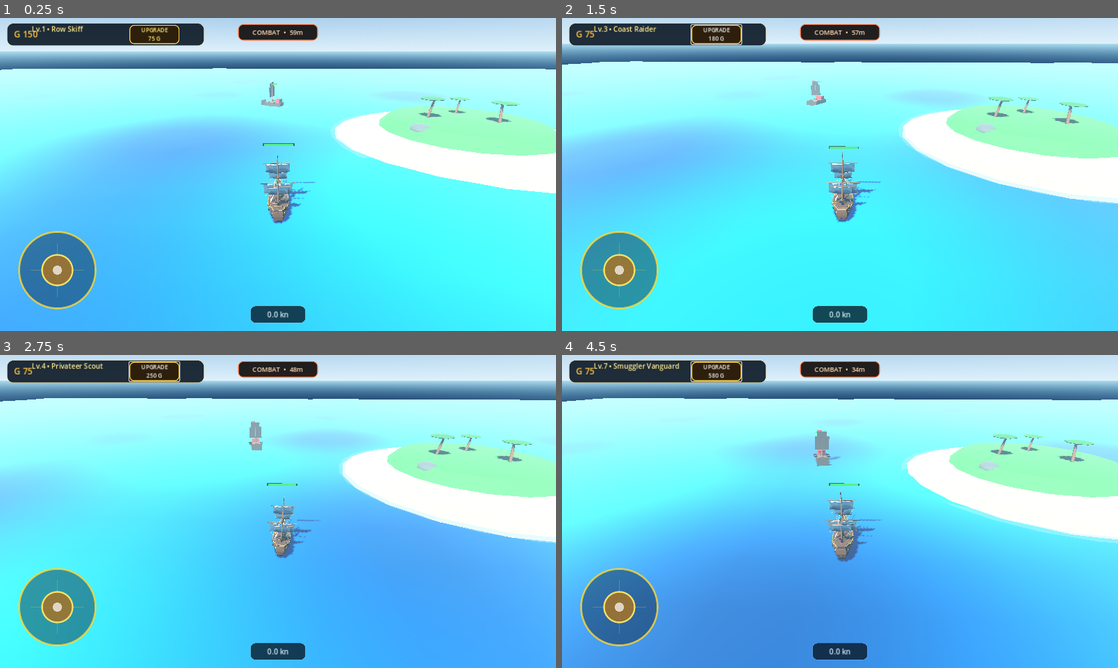
Above: before the commit, frames 1-4 (two rows, left to right).
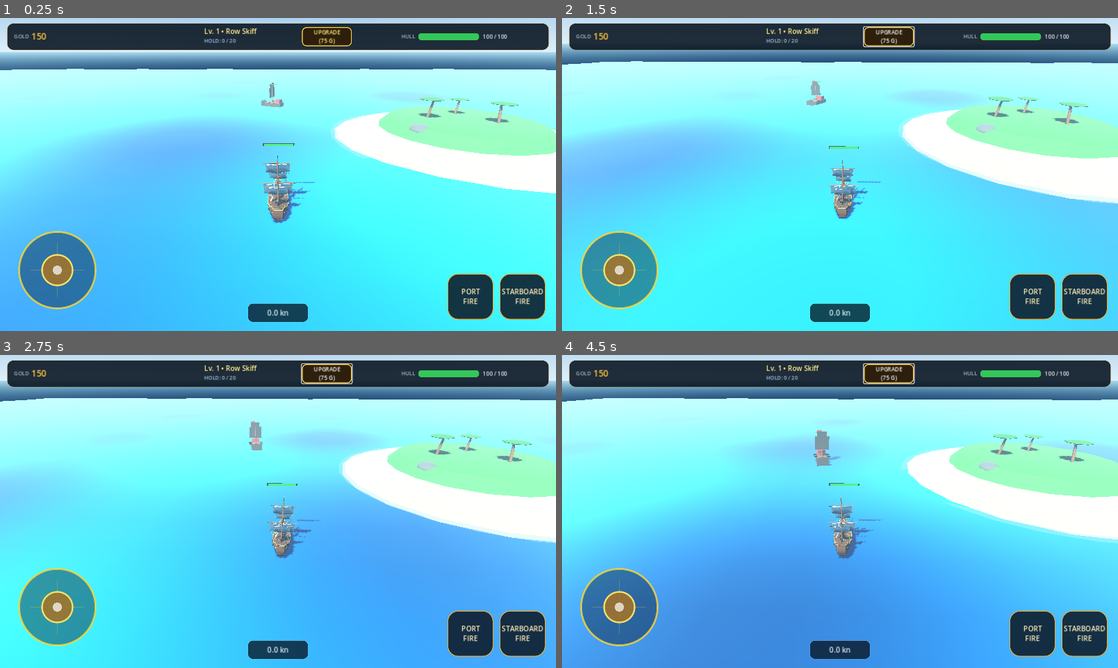
Above: after the commit, the same moments.

Repository: za99405com-ui/Pirate-Seasonline
Game: Godot game, scene res://scenes/world/world.tscn
The game is run twice, just before and just after one commit, with the same random seed, the same clock (stepped at 60 frames per second) and the same inputs.
Inputs:
- Up to frame 1 (0.25 s): no input
- Up to frame 2 (1.5 s): click "UPGRADE 75 G" (after the commit: "UPGRADE (75 G)") at 0.5 s; click "UPGRADE 120 G" (after the commit: "UPGRADE (75 G)") at 1.25 s
- Up to frame 3 (2.75 s): click "UPGRADE 180 G" (after the commit: "UPGRADE (75 G)") at 2 s
- Up to frame 4 (4.5 s): click "UPGRADE 250 G" (after the commit: "UPGRADE (75 G)") at 2.75 s; click "UPGRADE 340 G" (after the commit: "UPGRADE (75 G)") at 3.5 s; click "UPGRADE 450 G" (after the commit: "UPGRADE (75 G)") at 4.25 s

The runs differ from the first frame. In frame 1, 10% of the frame differs, in the area x 0-100%, y 1-98%; in frame 2, 9.9%; in frame 3, 9.3%; in frame 4, 9.9%.
Error after the commit: Parse Error: Identifier "NOTIFICATION_RESIZED" not declared in the current scope. (res://scripts/ui/hud.gd:327)

Commit message:
controls: replace joystick with responsive directional pad

Diff:
--- a/godot_game/scripts/ui/hud.gd
+++ b/godot_game/scripts/ui/hud.gd
@@ -11,6 +11,7 @@
 @onready var fire_left_btn: Button = $Controls/RightControls/FireLeftButton
 @onready var fire_right_btn: Button = $Controls/RightControls/FireRightButton
 @onready var joystick: Control = $Controls/LeftControls/VirtualJoystick
+@onready var controls_root: Control = $Controls
 @onready var ship_level_label: Label = $TopBar/ShipInfoContainer/ShipLevelLabel
 @onready var cargo_label: Label = $TopBar/ShipInfoContainer/CargoLabel
 @onready var upgrade_btn: Button = $TopBar/UpgradeButton
@@ -21,6 +22,15 @@
 var world_controller: Node = null
 var combat_panel: PanelContainer = null
 var combat_label: Label = null
+var dpad_root: Control = null
+var dpad_up: Button = null
+var dpad_down: Button = null
+var dpad_left: Button = null
+var dpad_right: Button = null
+var dpad_up_held: bool = false
+var dpad_down_held: bool = false
+var dpad_left_held: bool = false
+var dpad_right_held: bool = false
 
 func _ready() -> void:
 	world_controller = get_parent()
@@ -31,6 +41,7 @@
 	GameManager.ship_storage_changed.connect(_on_ship_storage_changed)
 
 	_apply_clean_layout()
+	_create_dpad()
 	_create_combat_indicator()
 
 	_on_gold_changed(GameManager.gold)
@@ -50,6 +61,9 @@
 		cargo_label.visible = false
 	if gold_title:
 		gold_title.visible = false
+	if joystick:
+		joystick.visible = false
+		joystick.mouse_filter = Control.MOUSE_FILTER_IGNORE
 
 	# No aiming / firing UI in this clean foundation build.
 	# We are validating sailing, automatic combat detection and combat camera first.
@@ -74,6 +88,122 @@
 		speed_panel.offset_top = -58.0
 		speed_panel.offset_right = 64.0
 		speed_panel.offset_bottom = -18.0
+
+func _create_dpad() -> void:
+	if not controls_root:
+		return
+
+	dpad_root = Control.new()
+	dpad_root.name = "DPad"
+	dpad_root.anchor_left = 0.0
+	dpad_root.anchor_top = 1.0
+	dpad_root.anchor_right = 0.0
+	dpad_root.anchor_bottom = 1.0
+	dpad_root.grow_vertical = Control.GROW_DIRECTION_BEGIN
+	controls_root.add_child(dpad_root)
+
+	dpad_up = _make_dpad_button("▲")
+	dpad_down = _make_dpad_button("▼")
+	dpad_left = _make_dpad_button("◀")
+	dpad_right = _make_dpad_button("▶")
+
+	for button in [dpad_up, dpad_down, dpad_left, dpad_right]:
+		dpad_root.add_child(button)
+
+	dpad_up.button_down.connect(_set_dpad_up.bind(true))
+	dpad_up.button_up.connect(_set_dpad_up.bind(false))
+	dpad_down.button_down.connect(_set_dpad_down.bind(true))
+	dpad_down.button_up.connect(_set_dpad_down.bind(false))
+	dpad_left.button_down.connect(_set_dpad_left.bind(true))
+	dpad_left.button_up.connect(_set_dpad_left.bind(false))
+	dpad_right.button_down.connect(_set_dpad_right.bind(true))
+	dpad_right.button_up.connect(_set_dpad_right.bind(false))
+
+	_layout_dpad()
+
+func _make_dpad_button(symbol: String) -> Button:
+	var button := Button.new()
+	button.text = symbol
+	button.focus_mode = Control.FOCUS_NONE
+	button.add_theme_font_size_override("font_size", 30)
+
+	var normal := StyleBoxFlat.new()
+	normal.bg_color = Color(0.025, 0.07, 0.12, 0.78)
+	normal.border_width_left = 2
+	normal.border_width_top = 2
+	normal.border_width_right = 2
+	normal.border_width_bottom = 2
+	normal.border_color = Color(0.86, 0.68, 0.24, 0.82)
+	normal.corner_radius_top_left = 18
+	normal.corner_radius_top_right = 18
+	normal.corner_radius_bottom_left = 18
+	normal.corner_radius_bottom_right = 18
+
+	var pressed := normal.duplicate() as StyleBoxFlat
+	pressed.bg_color = Color(0.24, 0.15, 0.045, 0.96)
+	pressed.border_color = Color(1.0, 0.86, 0.34, 1.0)
+
+	button.add_theme_stylebox_override("normal", normal)
+	button.add_theme_stylebox_override("hover", normal)
+	button.add_theme_stylebox_override("pressed", pressed)
+	button.add_theme_color_override("font_color", Color(1.0, 0.92, 0.60, 1.0))
+	return button
+
+func _layout_dpad() -> void:
+	if not dpad_root:
+		return
+
+	var viewport_size: Vector2 = get_viewport().get_visible_rect().size
+	var dpad_size: float = clampf(viewport_size.y * 0.36, 230.0, 300.0)
+	var button_size: float = dpad_size * 0.36
+	var center: float = dpad_size * 0.5
+	var half_button: float = button_size * 0.5
+	var edge: float = 18.0
+
+	dpad_root.offset_left = edge
+	dpad_root.offset_top = -dpad_size - edge
+	dpad_root.offset_right = edge + dpad_size
+	dpad_root.offset_bottom = -edge
+
+	_place_dpad_button(dpad_up, center - half_button, 0.0, button_size)
+	_place_dpad_button(dpad_down, center - half_button, dpad_size - button_size, button_size)
+	_place_dpad_button(dpad_left, 0.0, center - half_button, button_size)
+	_place_dpad_button(dpad_right, dpad_size - button_size, center - half_button, button_size)
+
+func _place_dpad_button(button: Button, x: float, y: float, button_size: float) -> void:
+	if not button:
+		return
+	button.position = Vector2(x, y)
+	button.size = Vector2(button_size, button_size)
+	button.custom_minimum_size = Vector2(button_size, button_size)
+
+func _set_dpad_up(active: bool) -> void:
+	dpad_up_held = active
+	_send_dpad_vector()
+
+func _set_dpad_down(active: bool) -> void:
+	dpad_down_held = active
+	_send_dpad_vector()
+
+func _set_dpad_left(active: bool) -> void:
+	dpad_left_held = active
+	_send_dpad_vector()
+
+func _set_dpad_right(active: bool) -> void:
+	dpad_right_held = active
+	_send_dpad_vector()
+
+func _send_dpad_vector() -> void:
+	if not player_ship or not is_instance_valid(player_ship) or not player_ship.has_method("set_joystick_input"):
+		return
+
+	var x: float = float(int(dpad_right_held) - int(dpad_left_held))
+	var y: float = float(int(dpad_down_held) - int(dpad_up_held))
+	var input_vector := Vector2(x, y)
+	if input_vector.length() > 1.0:
+		input_vector = input_vector.normalized()
+
+	player_ship.call("set_joystick_input", input_vector)
 
 func _create_combat_indicator() -> void:
 	combat_panel = PanelContainer.new()
@@ -110,9 +240,6 @@
 
 func set_player(player: Node3D) -> void:
 	player_ship = player
-	if joystick and player_ship and player_ship.has_method("set_joystick_input"):
-		joystick.joystick_moved.connect(player_ship.set_joystick_input)
-
 	if player_ship and "storage" in player_ship and player_ship.storage:
 		_on_ship_storage_changed(player_ship.storage.used_storage, player_ship.storage.storage_capacity)
 
@@ -195,3 +322,7 @@
 	tween.tween_property(notification_banner, "modulate:a", 1.0, 0.20)
 	tween.tween_interval(1.2)
 	tween.tween_property(notification_banner, "modulate:a", 0.0, 0.30)
+
+func _notification(what: int) -> void:
+	if what == NOTIFICATION_RESIZED and dpad_root:
+		_layout_dpad()
